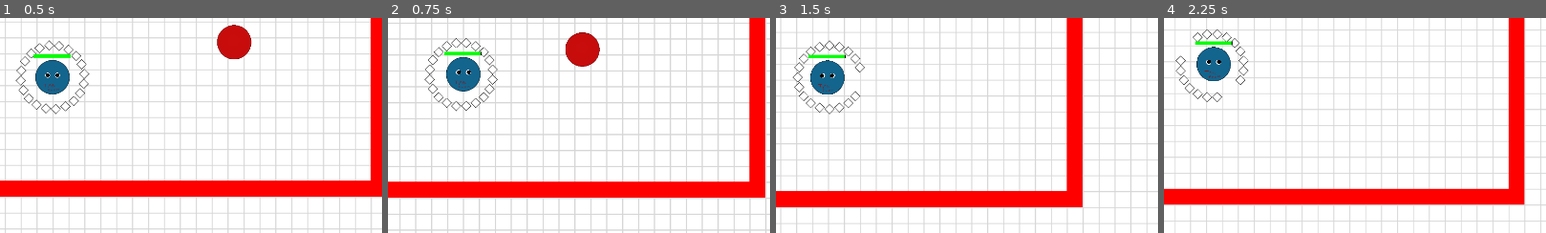
Above: before the commit, frames 1-4 (left to right).
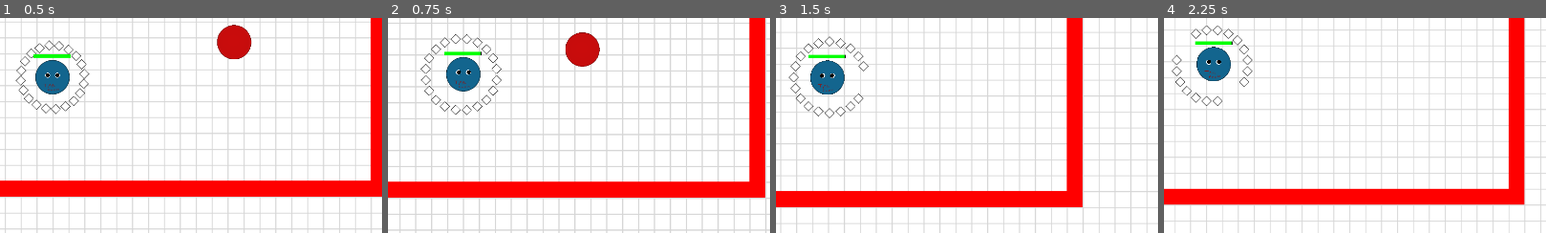
Above: after the commit, the same moments.

Repository: tim2go/wumpusflorr
Game: Godot game, scene res://scenes/test_level.tscn
The game is run twice, just before and just after one commit, with the same random seed, the same clock (stepped at 60 frames per second) and the same inputs.
Inputs (mouse positions are % of the whole screen's width and height, from its top left):
- Up to frame 1 (0.5 s): no input
- Up to frame 2 (0.75 s): move the mouse to (72, 45) at 0.52 s; click (72, 45) at 0.6 s
- Up to frame 3 (1.5 s): move the mouse to (30, 55) at 1.27 s; click (30, 55) at 1.35 s
- Up to frame 4 (2.25 s): move the mouse to (60, 28) at 2.02 s; click (60, 28) at 2.1 s
The pictures show only the part of the screen within x 43-93%, y 36-86%; the shares and areas given below are measured in that part.

Frame 1 is identical in both runs. In frame 2, 1.3% of the frame differs, in the area x 8-30%, y 7-46%; in frame 3, 1.3%; in frame 4, 1.1%.

Commit message:
smoothened pellet expansion

Diff:
--- a/scripts/player.gd
+++ b/scripts/player.gd
@@ -33,12 +33,14 @@
 	# movement code
 	var mouse_pos : Vector2 = get_global_mouse_position()
 	var move_angle = $".".position.angle_to_point(mouse_pos)
-	print(is_on_wall())
+	#print(is_on_wall())
 	if $".".position.distance_to(mouse_pos) > 64:
 		velocity = Vector2(speed * cos(move_angle), speed * sin(move_angle))
 		move_and_slide()
 	elif $".".position.distance_to(mouse_pos) > 5:
 		%Camera2D.position_smoothing_speed = 3 * ($".".position.distance_to(mouse_pos)/64)
+		#why is ^this line here? what does it do?
+		#%Camera2D.position_smoothing_enabled = false
 		velocity = Vector2(speed * cos(move_angle), speed * sin(move_angle))
 		move_and_slide()
 
@@ -53,15 +55,16 @@
 	if left_click_down and stamina > 0:
 		stamina -= stamina_drain_per_sec * delta
 		for p in Global.pellet_inventory:
-			p.dist = 200
+			#yay smoothing
+			p.dist = lerp(p.dist, 200, delta * 8)
 	elif left_click_down and stamina <= 0:
 		left_click_down = false
 		for p in Global.pellet_inventory:
-			p.dist = 128
+			p.dist = lerp(p.dist, 128, delta * 8)
 	else:
 		stamina += stamina_recover_per_sec * delta
 		for p in Global.pellet_inventory:
-			p.dist = 128
+			p.dist = lerp(p.dist, 128, delta * 8)
 
 	if stamina > max_stamina:
 		stamina = max_stamina
